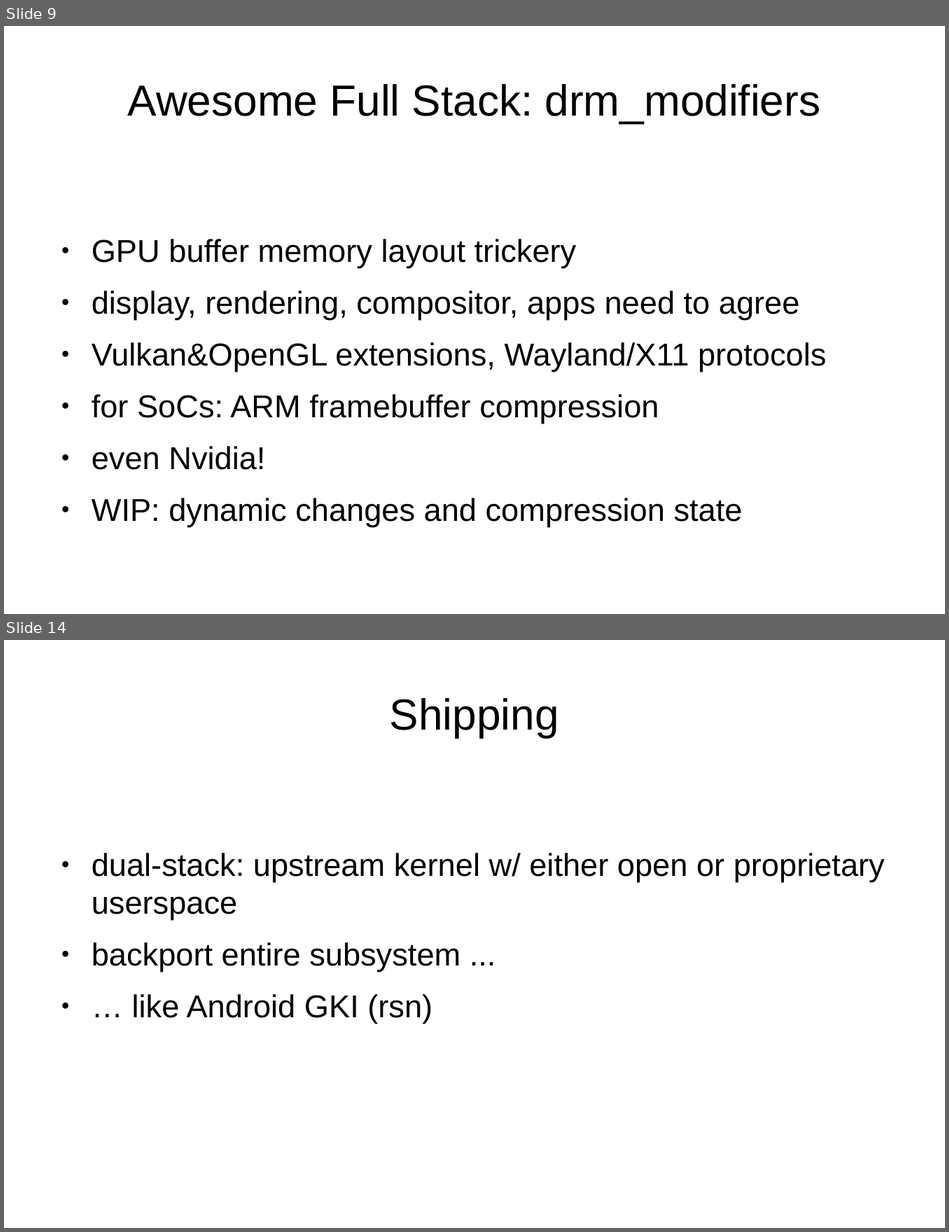
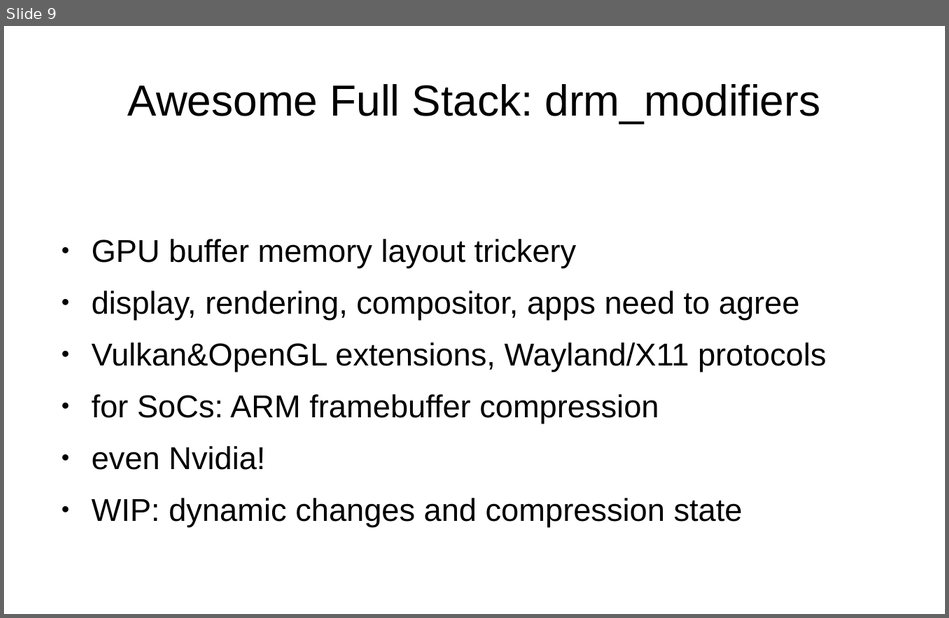
Before and after one commit to danvet/danvet.github.io, a slide deck: slides/lca-2020-awesome.odp. Shown one above the other, each under a label of ours: slides 9 and 14 before the commit, slide 9 after it; the slides between them are not shown. The pictures are 949x1232 and 949x618 pixels, drawn with LibreOffice and Linux fonts; fonts in the diff are those of the drawing. Boxes give left, top, right and bottom in pixels: in the first picture for what was removed or moved away, otherwise in the second. Text is boxed around its words. In the diff, an @@ line names an element or a change of style, - is before the commit and + after.

```diff
--- a/slides/lca-2020-awesome.odp
+++ b/slides/lca-2020-awesome.odp
@@ slide 14 removed at (4,640,945,1228), background #FFFFFF @@
@@ title removed at (390,698,559,737) @@
-Shipping
@@ text removed at (92,853,885,1024) @@
-● dual-stack: upstream kernel w/ either open or proprietary userspace
-● backport entire subsystem ...
-● … like Android GKI (rsn)
```
Also in this commit, not shown: 16 slides added, 9 other slides removed.
